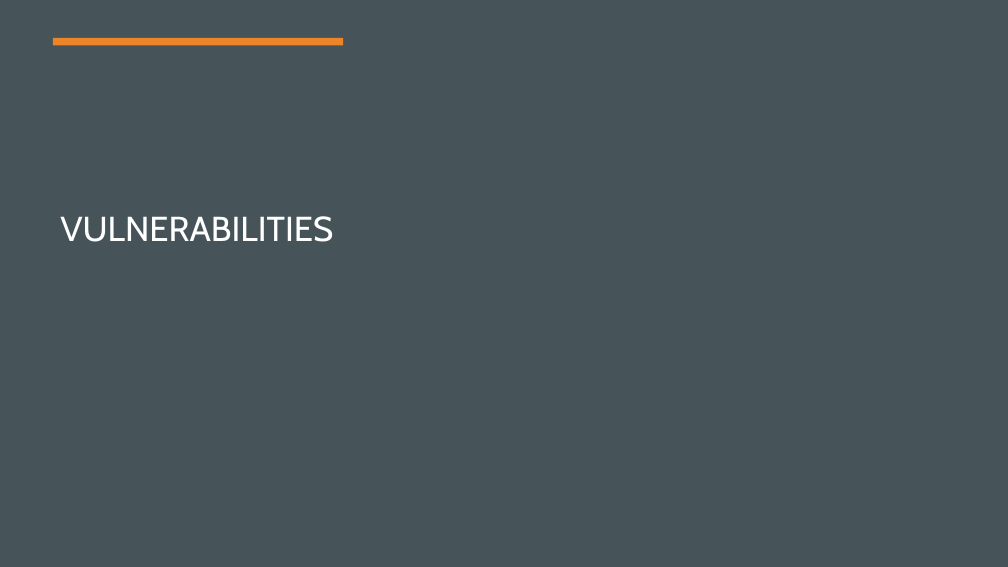
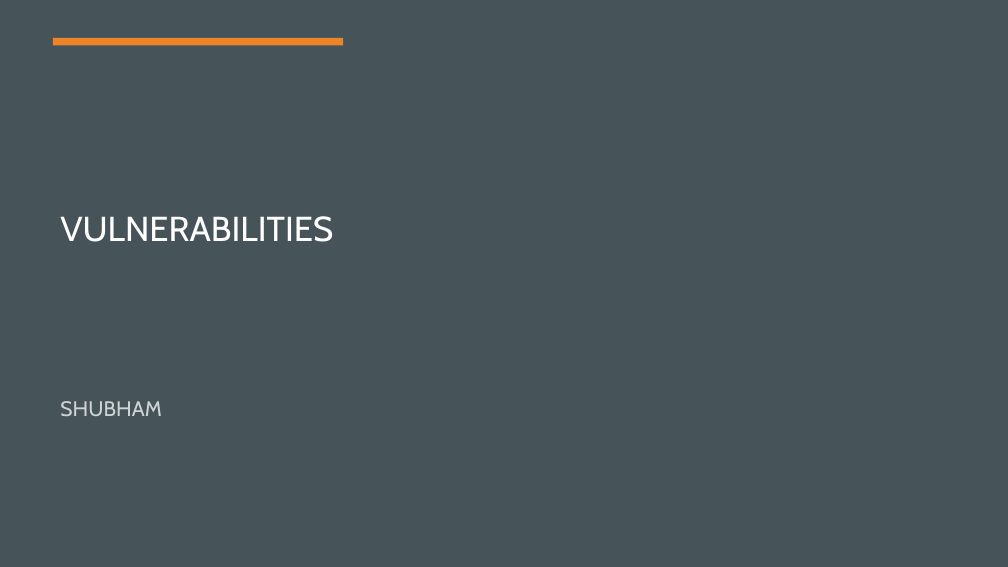
Before and after one commit to opandey1/Group6-Cloud-Network-Assessment, a slide deck: slide 6 of presentation/Cloud Network Security Threat Analysis.pptx. Drawn at 1008x567 pixels with LibreOffice and Linux fonts; fonts in the diff are those of the drawing. Boxes give left, top, right and bottom in pixels: in the first picture for what was removed or moved away, otherwise in the second. Text is boxed around its words. In the diff, an @@ line names an element or a change of style, - is before the commit and + after.

```diff
--- a/presentation/Cloud Network Security Threat Analysis.pptx
+++ b/presentation/Cloud Network Security Threat Analysis.pptx
@@ subtitle added at box(60, 401, 161, 416), 20 pt, text #FFFFFF at 75% opacity @@
+SHUBHAM
```
Also in this commit, not shown: 2 other slides changed, 2 slides added.
